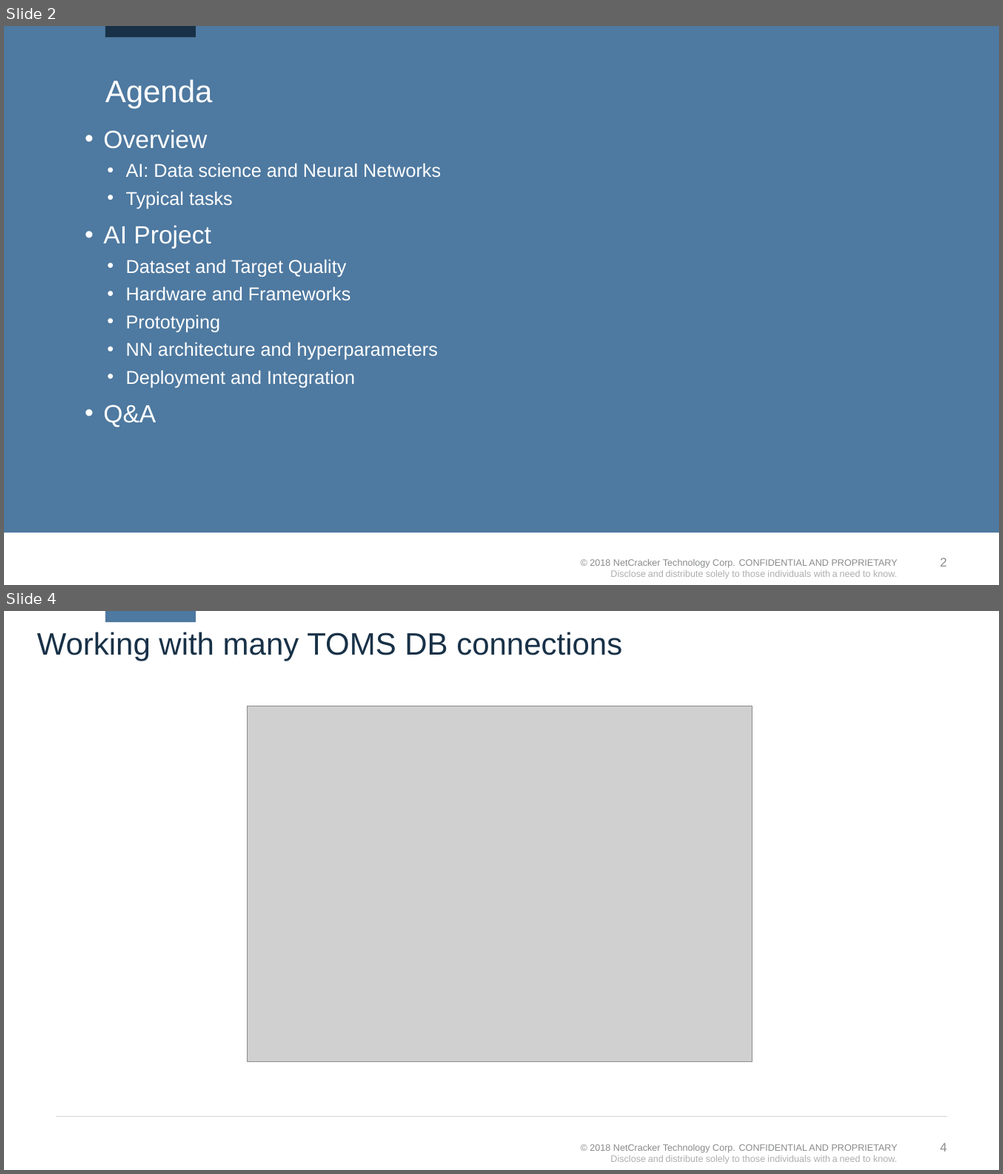
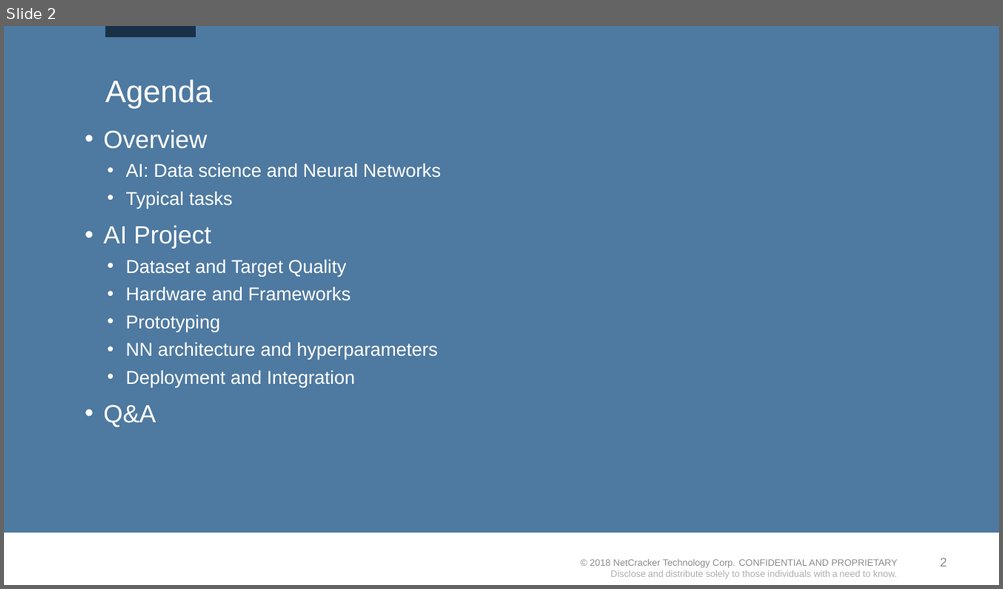
Before and after one commit to kvoloshenko/CLA, a slide deck: CLA_AI_01.pptx. Shown one above the other, each under a label of ours: slides 2 and 4 before the commit, slide 2 after it; the slides between them are not shown. The pictures are 1003x1174 and 1003x589 pixels, drawn with LibreOffice and Linux fonts; fonts in the diff are those of the drawing; grey boxes stand for pictures; background and template pictures are left out. Boxes give left, top, right and bottom in pixels: in the first picture for what was removed or moved away, otherwise in the second. Text is boxed around its words. In the diff, an @@ line names an element or a change of style, - is before the commit and + after.

```diff
--- a/CLA_AI_01.pptx
+++ b/CLA_AI_01.pptx
@@ slide 4 removed at <box>4,611,999,1170</box>, background #FFFFFF; not listed: 2 template elements that a slide beside it also shows @@
@@ title removed at <box>37,632,622,661</box> @@
-Working with many TOMS DB connections
@@ rectangle removed at <box>105,611,196,622</box> @@
@@ picture removed at <box>247,706,751,1062</box> @@
@@ line removed from (56, 1117) to (947, 1117) @@
```
Also in this commit, not shown: 1 slide added, 12 other slides removed, 1 other file.
